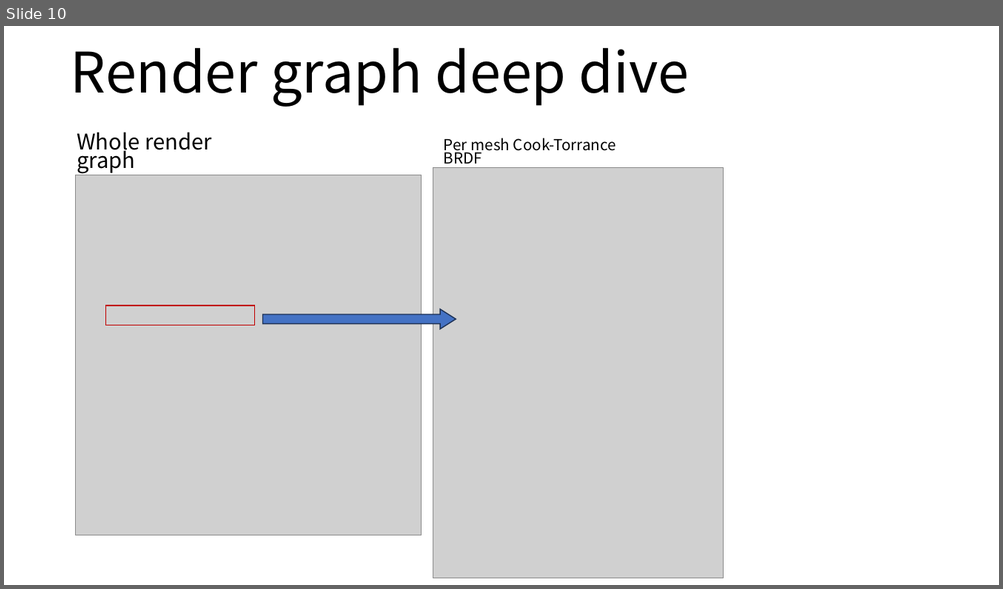
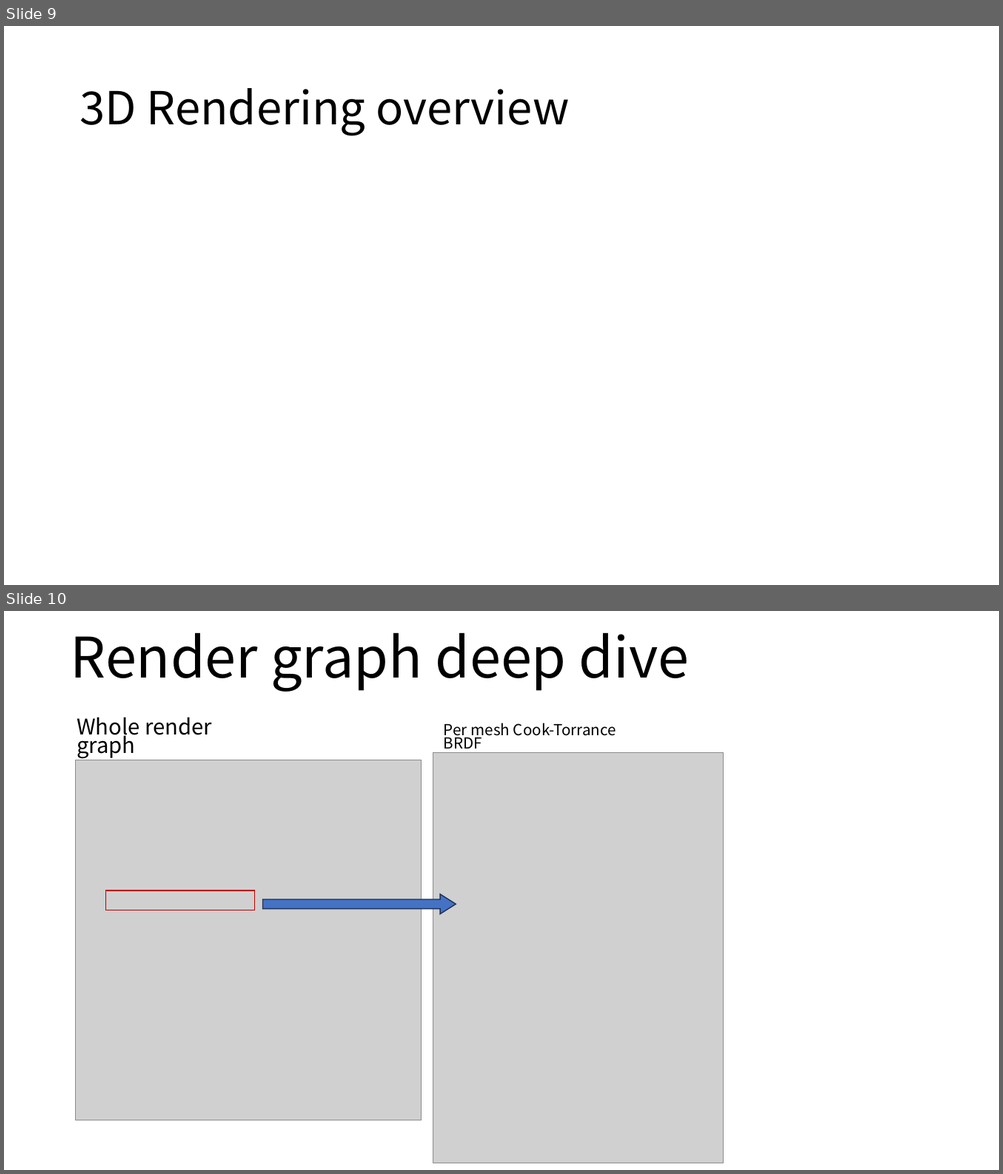
Before and after one commit to boycececil666gmailcom/webgpu-renderer, a slide deck: WebGPU Renderer.pptx. Shown one above the other, each under a label of ours: slide 10 before the commit, slides 9 and 10 after it. The pictures are 1003x589 and 1003x1174 pixels, drawn with LibreOffice and Linux fonts; fonts in the diff are those of the drawing; grey boxes stand for pictures. Boxes give left, top, right and bottom in pixels: in the first picture for what was removed or moved away, otherwise in the second. Text is boxed around its words. In the diff, an @@ line names an element or a change of style, - is before the commit and + after.

```diff
--- a/WebGPU Renderer.pptx
+++ b/WebGPU Renderer.pptx
@@ slide 9 added at bbox=[4, 26, 999, 585], background #FFFFFF @@
@@ title added at bbox=[79, 88, 569, 136], 44 pt, text #000000 @@
+3D Rendering overview
```
Also in this commit, not shown: 1 slide changed, 1 slide removed, 53 other files.
